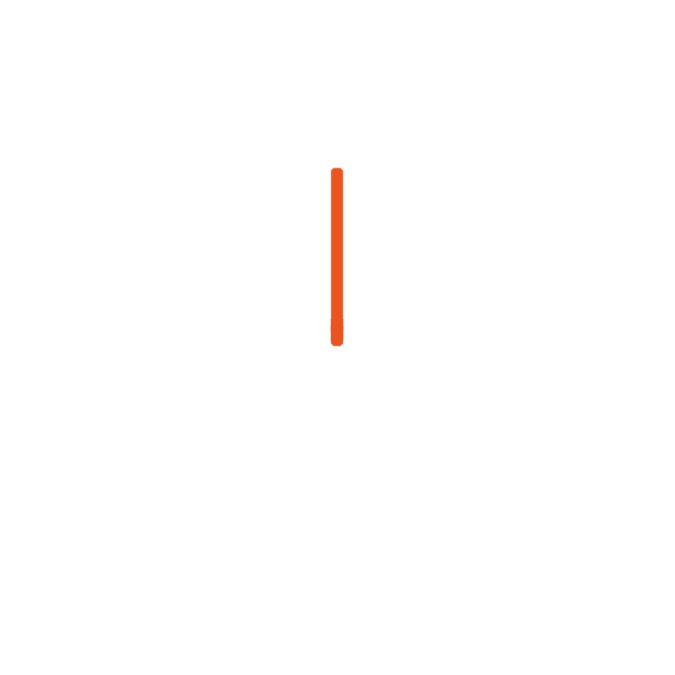
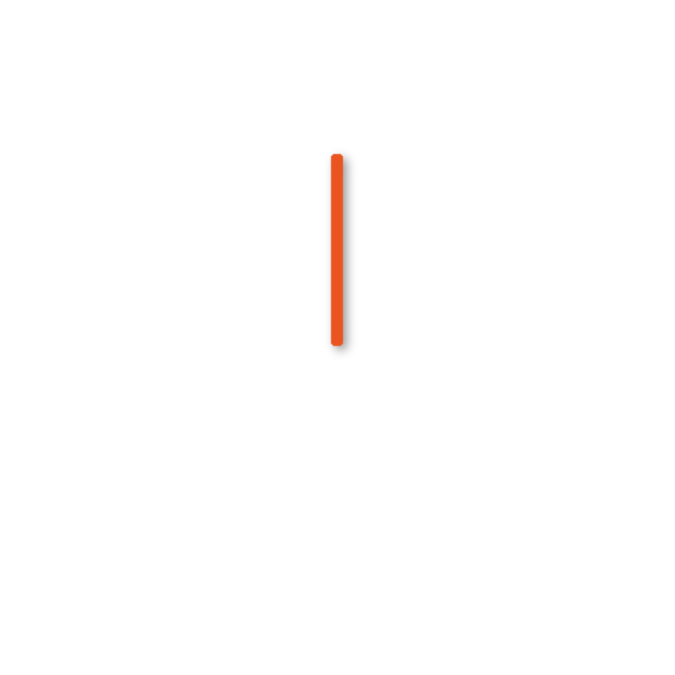
Layer changes from the first (675, 675) image to the second:
moved "Hour_Hand@27.png" above "Drop Shadow", painted on it over [330, 153, 345, 348]
renamed "Wklejona warstwa" to "Drop Shadow", opacity 100% → 40%, painted on it over [326, 149, 356, 359]
